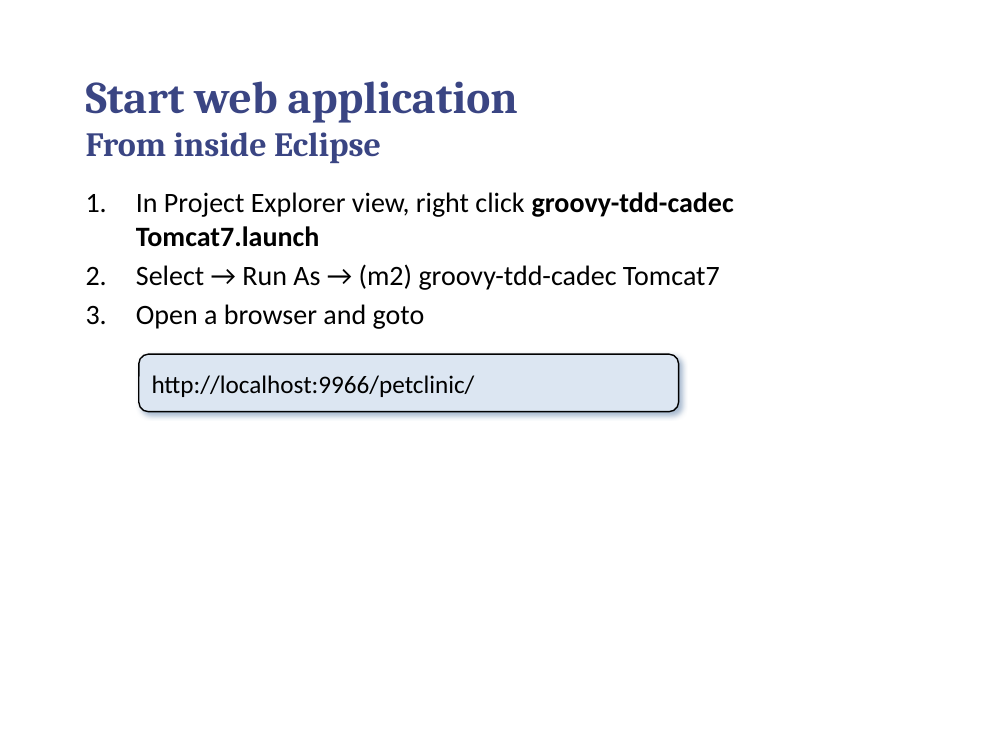
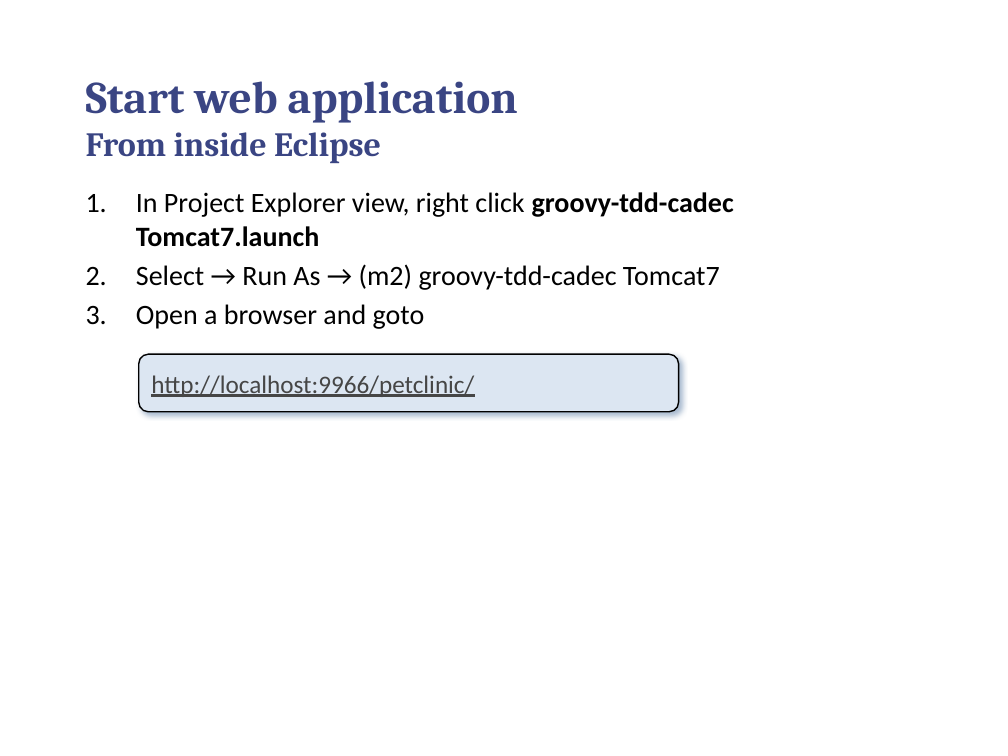
Before and after one commit to callistaenterprise/groovy-tdd-cadec, a slide deck: slide 13 of docs/groovy-tdd-installation.pptx. Drawn at 1008x756 pixels with LibreOffice and Linux fonts; fonts in the diff are those of the drawing; background and template pictures are left out. Boxes give left, top, right and bottom in pixels: in the first picture for what was removed or moved away, otherwise in the second. Text is boxed around its words. In the diff, an @@ line names an element or a change of style, - is before the commit and + after.

```diff
--- a/docs/groovy-tdd-installation.pptx
+++ b/docs/groovy-tdd-installation.pptx
@@ rounded rectangle "http://localhost:9966/petclinic/" at (139, 354, 679, 411): text colour #000000 to #464646, underline on @@
```
Also in this commit, not shown: 3 other slides changed, 1 other file.
